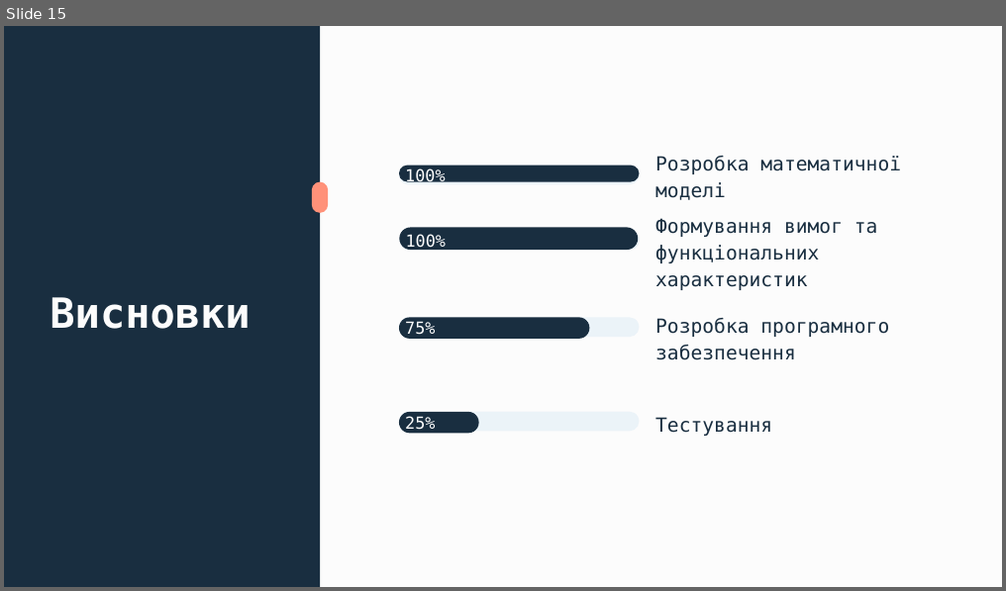
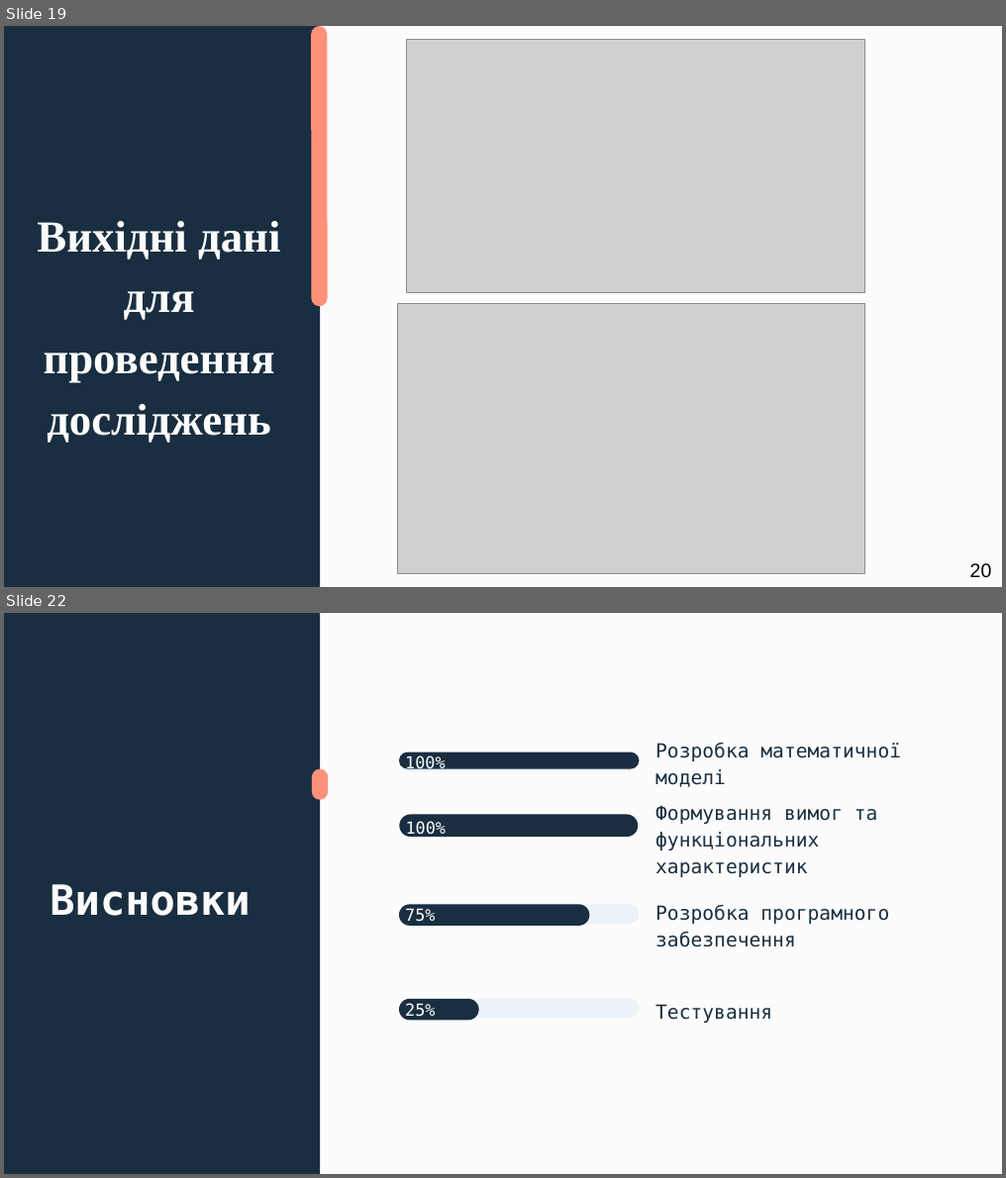
Before and after one commit to oleksandravozniuk/DiplomaDoc, a slide deck: vozniuk_sem2.pptx. Shown one above the other, each under a label of ours: slide 15 before the commit, slides 19 and 22 after it; the slides between them are not shown. The pictures are 1006x591 and 1006x1178 pixels, drawn with LibreOffice and Linux fonts; fonts in the diff are those of the drawing; grey boxes stand for pictures. Boxes give left, top, right and bottom in pixels: in the first picture for what was removed or moved away, otherwise in the second. Text is boxed around its words. In the diff, an @@ line names an element or a change of style, - is before the commit and + after.

```diff
--- a/vozniuk_sem2.pptx
+++ b/vozniuk_sem2.pptx
@@ slide 19 added at box(4, 26, 1002, 587), background #FCFCFC @@
@@ rectangle added at box(4, 26, 320, 587), fill #192E40 @@
@@ rounded rectangle added at box(311, 26, 327, 306), fill #FF9179 @@
@@ picture added at box(406, 39, 864, 292) @@
@@ title added at box(37, 221, 280, 443), 32 pt, text #FCFCFC, bold @@
+Вихідні дані для проведення досліджень
@@ picture added at box(397, 303, 865, 573) @@
@@ text added at box(970, 564, 992, 578), 14 pt, text #000000 @@
+20
@@ what was slide 15 is now slide 22 @@
```
Also in this commit, not shown: 11 slides changed, 8 other slides added, 2 slides removed, 26 other files.
